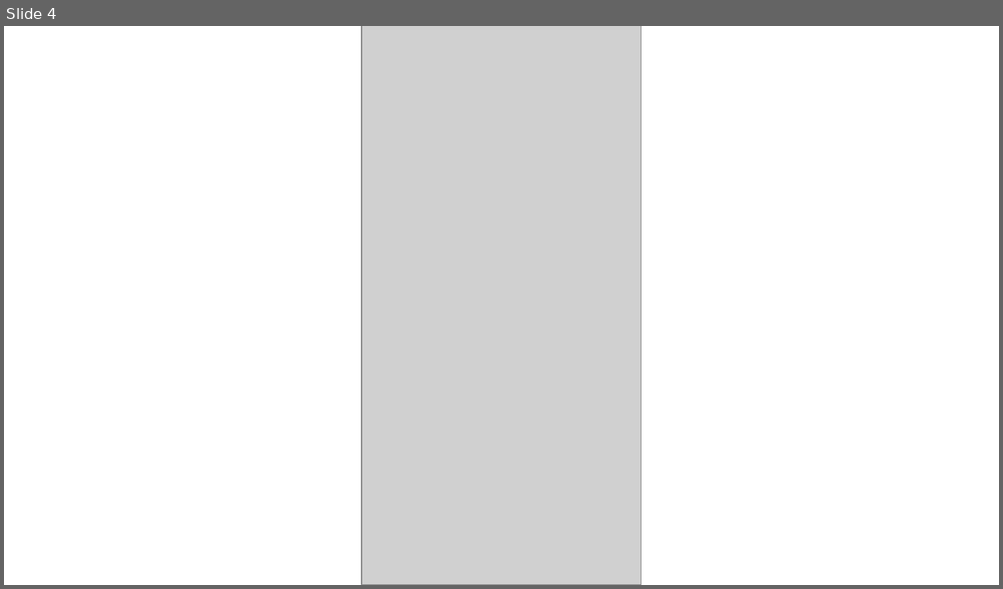
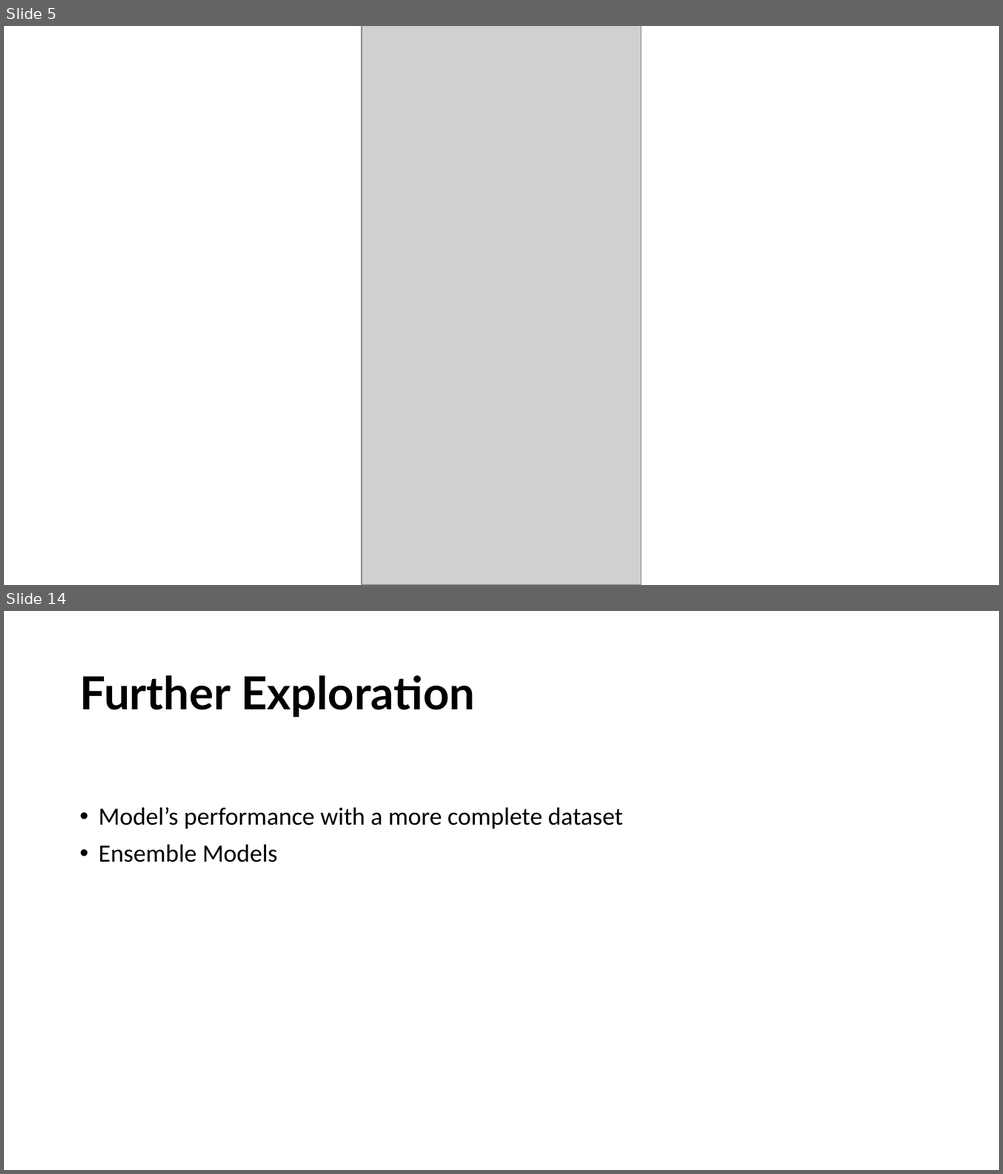
Before and after one commit to samuelnojadera/china-traffic-sign-classification, a slide deck: presentation.pptx. Shown one above the other, each under a label of ours: slide 4 before the commit, slides 5 and 14 after it; the slides between them are not shown. The pictures are 1003x589 and 1003x1174 pixels, drawn with LibreOffice and Linux fonts; fonts in the diff are those of the drawing; grey boxes stand for pictures. Boxes give left, top, right and bottom in pixels: in the first picture for what was removed or moved away, otherwise in the second. Text is boxed around its words. In the diff, an @@ line names an element or a change of style, - is before the commit and + after.

```diff
--- a/presentation.pptx
+++ b/presentation.pptx
@@ slide 14 added at [4, 611, 999, 1170], background #FFFFFF @@
@@ title added at [79, 675, 475, 718], 44 pt, text #000000, bold @@
+Further Exploration
@@ text added at [99, 807, 623, 863], 24 pt, text #000000 @@
+• Model’s performance with a more complete dataset
+• Ensemble Models
@@ what was slide 4 is now slide 5 @@
```
Also in this commit, not shown: 1 slide changed, 9 other slides added, 5 slides removed, 10 other files.
